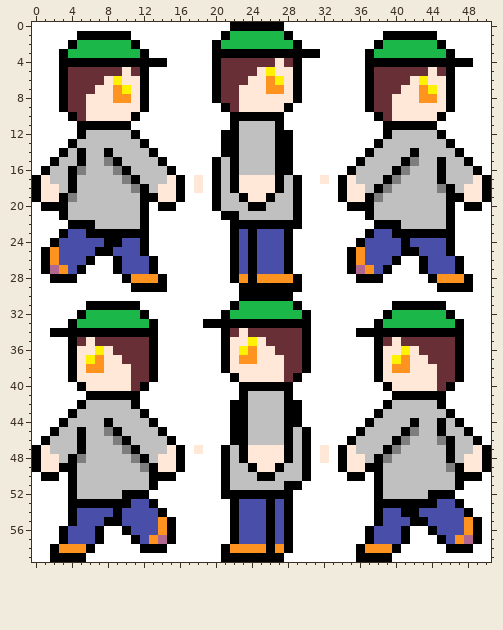
One commit to this pixel-art sprite: img/player.png. This is how it looked before the edit.
The file is 51x60 pixels.
And afterwards:
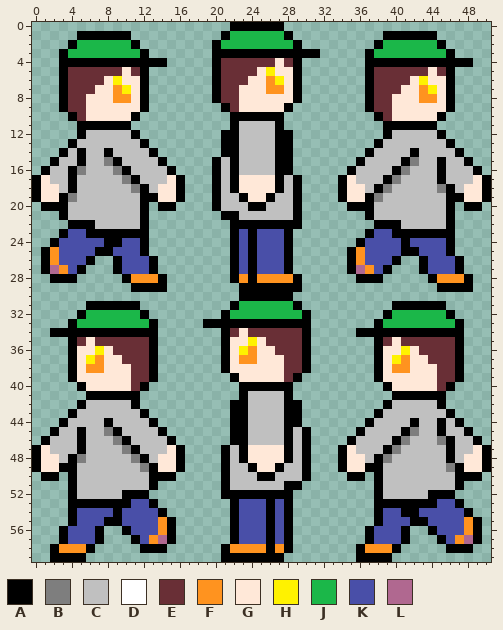
Palette (. is transparent): A #000000  B #7e7e7e  C #c0c0c0  D #ffffff  E #692f36  F #ff931f  G #ffe8d8  H #fff200  J #1bb749  K #494fa8  L #b06890
The commit says: 背景微修正
From old to new:
Changed rows in their new state; - is an unchanged pixel.
first column x 0:
 0 ......................------.......................
 1 .....------..........--------..........------......
 2 ....--------........----------........--------.....
 3 ...----------.......------------.....----------....
 4 ...------------.....----------.......------------..
 5 ...----------.......----------.......----------....
 6 ...----------.......----------.......----------....
 7 ...----------.......----------.......----------....
 8 ...----------.......----------.......----------....
 9 ...----------........--------........----------....
10 ....--------..........------..........--------.....
11 .....------...........------...........------......
12 .....-------.........--------..........-------.....
13 ....---------........--------.........---------....
14 ...-----------.......--------........-----------...
15 ..-------------.....---------.......-------------..
16 .---------------....---------......---------------.
17 -----------------...----------....-----------------
18 -----------------...----------....-----------------
19 -----------------...----------....-----------------
20 .------------.--....----------.....------------.--.
21 ...----------........---------.......----------....
22 ....---------.........--------........---------....
23 ...----------.........-------........----------....
24 ..-----------.........-------.......-----------....
25 .------------.........-------......------------....
26 .------..-----........-------......------..-----...
27 .-----...-----........-------......-----...-----...
28 ..---.....-----.......--------......---.....-----..
29 ...........----........-------...............----..
30 .......................------......................
31 ......------..........--------..........------.....
32 .....--------........----------........--------....
33 ....----------.....------------.......----------...
34 ..------------.......----------.....------------...
35 ....----------.......----------.......----------...
36 ....----------.......----------.......----------...
37 ....----------.......----------.......----------...
38 ....----------.......----------.......----------...
39 ....----------........--------........----------...
40 .....--------..........------..........--------....
41 ......------...........------...........------.....
42 .....-------..........--------.........-------.....
43 ....---------.........--------........---------....
44 ...-----------........--------.......-----------...
45 ..-------------.......---------.....-------------..
46 .---------------......---------....---------------.
47 -----------------....----------...-----------------
48 -----------------....----------...-----------------
49 -----------------....----------...-----------------
50 .--.------------.....----------....--.------------.
51 ....----------.......---------........----------...
52 ....---------........--------.........---------....
53 ....----------........-------.........----------...
54 ....-----------.......-------.........-----------..
55 ....------------......-------.........------------.
56 ...-----..------......-------........-----..------.
57 ...-----...-----......-------........-----...-----.
58 ..-----.....---......--------.......-----.....---..
59 ..----...............-------........----...........
Where, in picture pixels (left, top, right, bottom), the same in both pictures:
erased: (32, 22, 239, 562)
erased: (284, 22, 491, 562)
